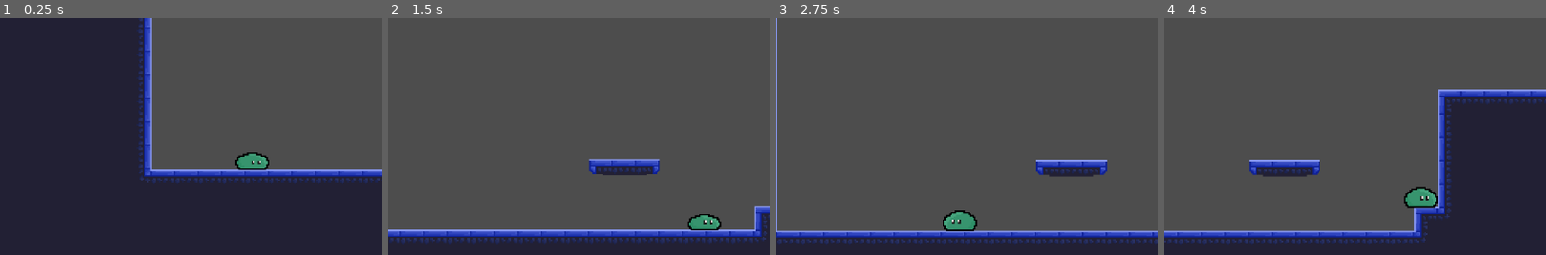
Above: before the commit, frames 1-4 (left to right).
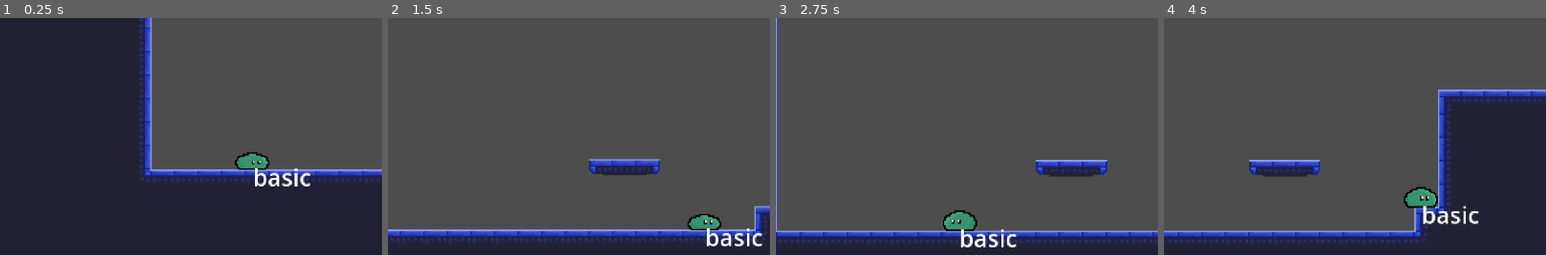
Above: after the commit, the same moments.

Repository: BigB0ys/SHIFT
Game: Godot game, scene res://Rooms/tutorial.tscn
Two runs of this game, one before a commit and one after it. Both use one fixed random seed, a clock stepped at 60 frames per second and the inputs below.
Inputs:
- Up to frame 1 (0.25 s): no input
- Up to frame 2 (1.5 s): tap Enter (ui_accept) at 0.5, 0.77, 1.07 s; hold D (right) from 0.53 s (still down)
- Up to frame 3 (2.75 s): tap Enter (ui_accept) at 1.52, 1.82 s; release D (right) at 2.03 s; hold A (left) from 2.03 s (still down)
- Up to frame 4 (4 s): release A (left) at 2.78 s; hold D (right) from 2.78 s (still down); tap Enter (ui_accept) at 3.02, 3.32, 3.77 s
The pictures show only the part of the screen within x 17-67%, y 30-80%; the shares and areas given below are measured in that part.

The runs differ from the first frame. In frame 1, 0.6% of the frame differs, in the area x 66-82%, y 63-72%; in frame 2, 0.5%; in frame 3, 0.5%; in frame 4, 0.5%.

Commit message:
Player State Machine
started on state machine, creating the state cycling and starting on double jump state

Diff:
--- /dev/null
+++ b/shift-starter-project/Characters/Player/Debuglabel.gd
@@ -0,0 +1,7 @@
+extends Label
+
+@export var state_machine : StateMachine
+
+# Called every frame. 'delta' is the elapsed time since the previous frame.
+func _process(delta: float) -> void:
+	text = state_machine.current_state.name
--- a/shift-starter-project/Characters/Player/player.gd
+++ b/shift-starter-project/Characters/Player/player.gd
@@ -5,8 +5,6 @@
 @export var speed : float = 270
 @export var jump_speed : float = -320
 @export var jump_acceleration : float = 50
-
-@onready var animations : AnimatedSprite2D = $AnimatedSprite2D
 
 func _physics_process(delta: float) -> void:
 	# Add the gravity.
@@ -31,18 +29,3 @@
 		velocity.x = move_toward(velocity.x, 0, speed)
 
 	move_and_slide()
-	update_animation()
-
-func update_animation():
-	if velocity.x < 0:
-		animations.flip_h = true
-	elif velocity.x > 0:
-		animations.flip_h = false
-	if velocity.y < 0:
-		animations.play("jump")
-	elif velocity.y > 0:
-		animations.play("falling")
-	elif velocity.x != 0:
-		animations.play("running")
-	elif velocity == Vector2.ZERO and is_on_floor():
-		animations.play("idle")
--- a/shift-starter-project/Characters/Player/player.tscn
+++ b/shift-starter-project/Characters/Player/player.tscn
@@ -3,6 +3,11 @@
 [ext_resource type="Texture2D" uid="uid://c561c1k6if5fm" path="res://Art/Characters/Player-Sheet.png" id="1_6xdwp"]
 [ext_resource type="Script" uid="uid://b15thhmxdd3gh" path="res://Characters/Player/player.gd" id="1_j341n"]
 [ext_resource type="Texture2D" uid="uid://bq7rcp0pg2ds6" path="res://Art/Characters/player-sheet2electricboogaloo.png" id="2_cue0d"]
+[ext_resource type="Texture2D" uid="uid://keyqkldeq2el" path="res://Art/Characters/flyingenemy-sheet.png" id="4_7vev3"]
+[ext_resource type="Script" uid="uid://fxk6aaju6x0v" path="res://Characters/State_stuff/character_state_machine.gd" id="4_bqsbk"]
+[ext_resource type="Script" uid="uid://b85m0sfvslo6p" path="res://Characters/State_stuff/doublejump.gd" id="5_osktb"]
+[ext_resource type="Script" uid="uid://btl70g4ei1ebq" path="res://Characters/State_stuff/basic.gd" id="6_7vev3"]
+[ext_resource type="Script" uid="uid://celrvb8h5yvpq" path="res://Characters/Player/Debuglabel.gd" id="8_klx3t"]
 
 [sub_resource type="RectangleShape2D" id="RectangleShape2D_g4v7s"]
 size = Vector2(22, 13)
@@ -89,6 +94,11 @@
 
 [sub_resource type="SpriteFrames" id="SpriteFrames_57qmd"]
 animations = [{
+"frames": [],
+"loop": 1,
+"name": &"default",
+"speed": 5.0
+}, {
 "frames": [{
 "duration": 1.0,
 "texture": SubResource("AtlasTexture_bqsbk")
@@ -173,6 +183,59 @@
 "loop": 1,
 "name": &"running",
 "speed": 12.0
+}]
+
+[sub_resource type="AtlasTexture" id="AtlasTexture_h3uat"]
+atlas = ExtResource("4_7vev3")
+region = Rect2(96, 0, 48, 32)
+
+[sub_resource type="AtlasTexture" id="AtlasTexture_0qqyw"]
+atlas = ExtResource("4_7vev3")
+region = Rect2(144, 0, 48, 32)
+
+[sub_resource type="AtlasTexture" id="AtlasTexture_1pyxd"]
+atlas = ExtResource("4_7vev3")
+region = Rect2(0, 0, 48, 32)
+
+[sub_resource type="AtlasTexture" id="AtlasTexture_nj0vg"]
+atlas = ExtResource("4_7vev3")
+region = Rect2(48, 0, 48, 32)
+
+[sub_resource type="AtlasTexture" id="AtlasTexture_011x5"]
+atlas = ExtResource("4_7vev3")
+region = Rect2(96, 0, 48, 32)
+
+[sub_resource type="SpriteFrames" id="SpriteFrames_klx3t"]
+animations = [{
+"frames": [],
+"loop": 1,
+"name": &"default",
+"speed": 5.0
+}, {
+"frames": [{
+"duration": 1.0,
+"texture": SubResource("AtlasTexture_h3uat")
+}, {
+"duration": 1.0,
+"texture": SubResource("AtlasTexture_0qqyw")
+}],
+"loop": 0,
+"name": &"falling",
+"speed": 5.0
+}, {
+"frames": [{
+"duration": 1.0,
+"texture": SubResource("AtlasTexture_1pyxd")
+}, {
+"duration": 1.0,
+"texture": SubResource("AtlasTexture_nj0vg")
+}, {
+"duration": 1.0,
+"texture": SubResource("AtlasTexture_011x5")
+}],
+"loop": 0,
+"name": &"rising",
+"speed": 5.0
 }]
 
 [node name="Player" type="CharacterBody2D" unique_id=891099584]
@@ -189,7 +252,32 @@
 drag_vertical_enabled = true
 drag_vertical_offset = 1.0
 
-[node name="AnimatedSprite2D" type="AnimatedSprite2D" parent="." unique_id=1968237174]
+[node name="GreenSlime" type="AnimatedSprite2D" parent="." unique_id=1968237174]
 position = Vector2(0, -9)
 sprite_frames = SubResource("SpriteFrames_57qmd")
-animation = &"jump"
+
+[node name="FlyingSlime" type="AnimatedSprite2D" parent="." unique_id=1013678021]
+position = Vector2(-2, -4)
+sprite_frames = SubResource("SpriteFrames_klx3t")
+
+[node name="StateMachine" type="Node" parent="." unique_id=1488602977 node_paths=PackedStringArray("current_state", "character")]
+script = ExtResource("4_bqsbk")
+current_state = NodePath("basic")
+character = NodePath("..")
+metadata/_custom_type_script = "uid://fxk6aaju6x0v"
+
+[node name="basic" type="Node" parent="StateMachine" unique_id=550660113 node_paths=PackedStringArray("state_animations")]
+script = ExtResource("6_7vev3")
+state_animations = NodePath("../../GreenSlime")
+metadata/_custom_type_script = "uid://cg5hrbiyr3bie"
+
+[node name="doublejump" type="Node" parent="StateMachine" unique_id=1541293626 node_paths=PackedStringArray("state_animations")]
+script = ExtResource("5_osktb")
+state_animations = NodePath("../../FlyingSlime")
+metadata/_custom_type_script = "uid://cg5hrbiyr3bie"
+
+[node name="Label" type="Label" parent="." unique_id=1226034438 node_paths=PackedStringArray("state_machine")]
+offset_right = 40.0
+offset_bottom = 23.0
+script = ExtResource("8_klx3t")
+state_machine = NodePath("../StateMachine")
--- /dev/null
+++ b/shift-starter-project/Characters/State_stuff/basic.gd
@@ -0,0 +1,24 @@
+extends State
+
+func on_exit():
+	state_animations.visible = false
+
+func on_enter():
+	state_animations.visible = true
+
+func state_process(delta):
+	update_animation()
+
+func update_animation():
+	if character.velocity.x < 0:
+		state_animations.flip_h = true
+	elif character.velocity.x > 0:
+		state_animations.flip_h = false
+	if character.velocity.y < 0:
+		state_animations.play("jump")
+	elif character.velocity.y > 0:
+		state_animations.play("falling")
+	elif character.velocity.x != 0:
+		state_animations.play("running")
+	elif character.velocity == Vector2.ZERO and character.is_on_floor():
+		state_animations.play("idle")
--- /dev/null
+++ b/shift-starter-project/Characters/State_stuff/character_state_machine.gd
@@ -0,0 +1,36 @@
+extends Node
+
+class_name StateMachine
+
+@export var current_state : State
+@export var character : CharacterBody2D
+
+var states : Array[State]
+
+# Called when the node enters the scene tree for the first time.
+func _ready():
+	for child in get_children():
+		if (child is State):
+			states.append (child)
+			child.character = character
+		else:
+			push_warning("Child" + child.name + "is not state")
+
+# Called every frame. 'delta' is the elapsed time since the previous frame.
+func _physics_process(delta):
+	if current_state.next_state != null :
+		switch_states(current_state.next_state)
+
+	current_state.state_process(delta)
+
+func switch_states(new_state : State):
+	if current_state != null:
+		current_state.on_exit()
+		current_state.next_state = null
+	current_state = new_state
+	current_state.on_enter()
+
+func _input(event : InputEvent):
+	if event.is_action_pressed("state up"):
+		switch_states(states[(states.find(current_state)+1) % states.size()])
+	current_state.state_input(event)
--- /dev/null
+++ b/shift-starter-project/Characters/State_stuff/doublejump.gd
@@ -0,0 +1,16 @@
+extends State
+
+func on_exit():
+	state_animations.visible = false
+
+func on_enter():
+	state_animations.visible = true
+
+func state_process(delta):
+	update_animation()
+
+func update_animation():
+	if character.velocity.y < 0:
+		state_animations.play("falling")
+	elif character.velocity.y > 0:
+		state_animations.play("rising")
--- a/shift-starter-project/Characters/enemies/flying slime/flyingslime.gd
+++ b/shift-starter-project/Characters/enemies/flying slime/flyingslime.gd
@@ -45,3 +45,4 @@
 func _on_area_2d_body_entered(body: Node2D) -> void:
 	if body is player:
 		body.queue_free()
+		#body.get_hit()
--- /dev/null
+++ b/shift-starter-project/State.gd
@@ -0,0 +1,19 @@
+extends Node
+
+class_name State
+
+var character : CharacterBody2D
+var next_state : State
+@export var state_animations : AnimatedSprite2D
+
+func state_process(delta):
+	pass
+
+func state_input (event : InputEvent):
+	pass
+
+func on_enter():
+	pass
+
+func on_exit():
+	pass
--- a/shift-starter-project/project.godot
+++ b/shift-starter-project/project.godot
@@ -35,6 +35,16 @@
 "events": [Object(InputEventKey,"resource_local_to_scene":false,"resource_name":"","device":-1,"window_id":0,"alt_press …(192 unchanged characters)…
 ]
 }
+"state up"={
+"deadzone": 0.2,
+"events": [Object(InputEventKey,"resource_local_to_scene":false,"resource_name":"","device":-1,"window_id":0,"alt_pressed":false,"shift_pressed":false,"ctrl_pressed":false,"meta_pressed":false,"pressed":false,"keycode":0,"physical_keycode":87,"key_label":0,"unicode":119,"location":0,"echo":false,"script":null)
+]
+}
+"state down"={
+"deadzone": 0.2,
+"events": [Object(InputEventKey,"resource_local_to_scene":false,"resource_name":"","device":-1,"window_id":0,"alt_pressed":false,"shift_pressed":false,"ctrl_pressed":false,"meta_pressed":false,"pressed":false,"keycode":0,"physical_keycode":83,"key_label":0,"unicode":115,"location":0,"echo":false,"script":null)
+]
+}
 
 [physics]
 
Not shown, added: shift-starter-project/Characters/Player/Debuglabel.gd.uid
Not shown, added: shift-starter-project/Characters/State_stuff/basic.gd.uid
Not shown, added: shift-starter-project/Characters/State_stuff/character_state_machine.gd.uid
Not shown, added: shift-starter-project/Characters/State_stuff/doublejump.gd.uid
Not shown, added: shift-starter-project/State.gd.uid
